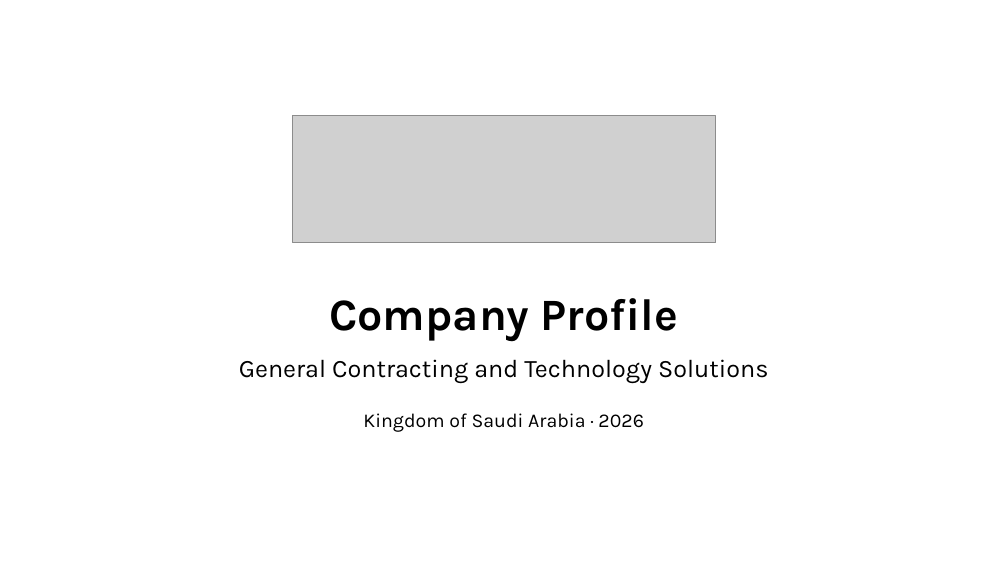
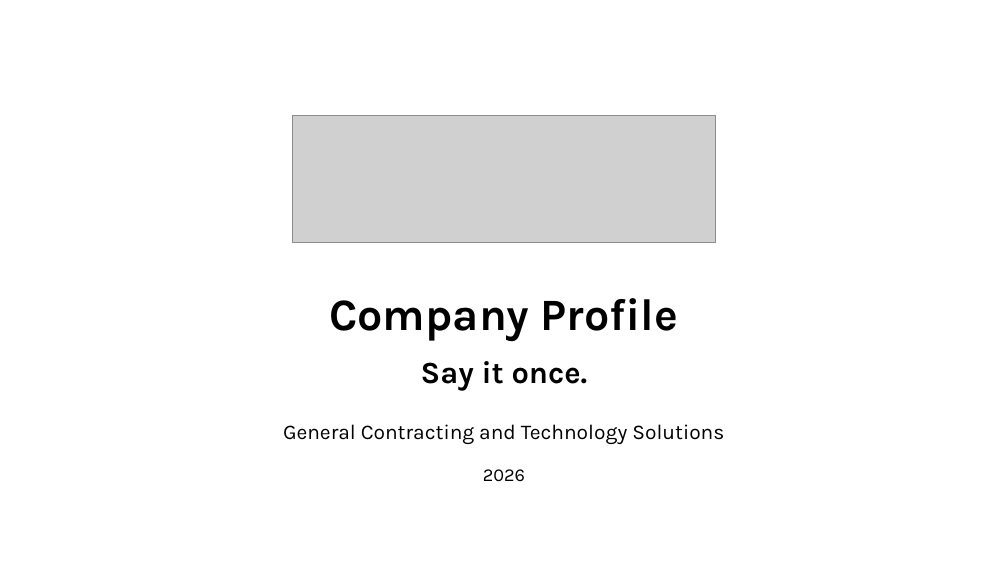
Before and after one commit to urkTish/CCTV, a slide deck: slide 1 of docs/company-profile/ContracTech-Company-Profile-EN.pptx. Drawn at 1008x567 pixels with LibreOffice and Linux fonts; fonts in the diff are those of the drawing; grey boxes stand for pictures. Boxes give left, top, right and bottom in pixels: in the first picture for what was removed or moved away, otherwise in the second. Text is boxed around its words. In the diff, an @@ line names an element or a change of style, - is before the commit and + after.

```diff
--- a/docs/company-profile/ContracTech-Company-Profile-EN.pptx
+++ b/docs/company-profile/ContracTech-Company-Profile-EN.pptx
@@ text added at (421,361,588,391), 22 pt, text #000000, bold @@
+Say it once.
@@ text "General Contracting and Technology Solutions": place and size @@
-text "General Contracting and Technology Solutions" at (239,359,768,384)
+text "General Contracting and Technology Solutions" at (283,424,724,444)
@@ text "General Contracting and Technology Solutions" at (283,424,724,444): size 18 to 15 pt @@
@@ text at (483,469,525,482): text changed; size 14 to 13 pt @@
-Kingdom of Saudi Arabia · 2026
+2026
```
Also in this commit, not shown: 1 other slide changed, 9 other files.
